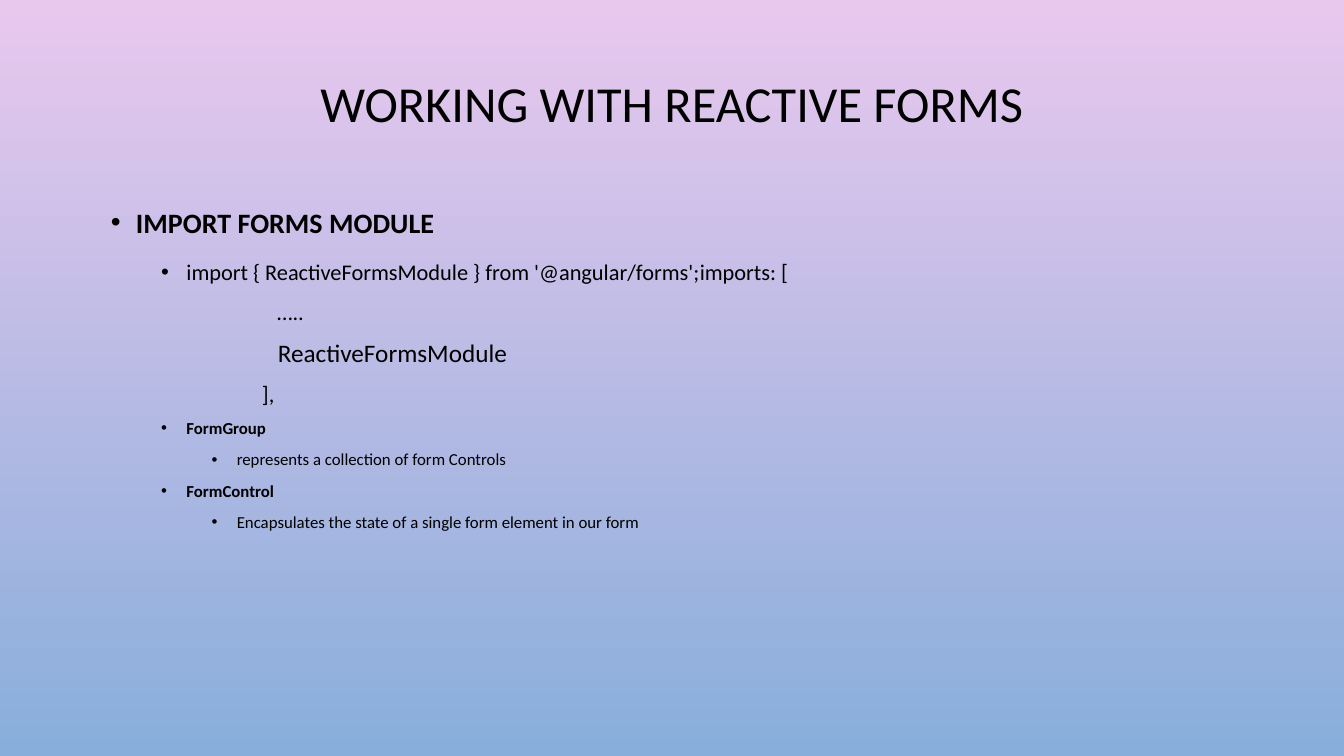
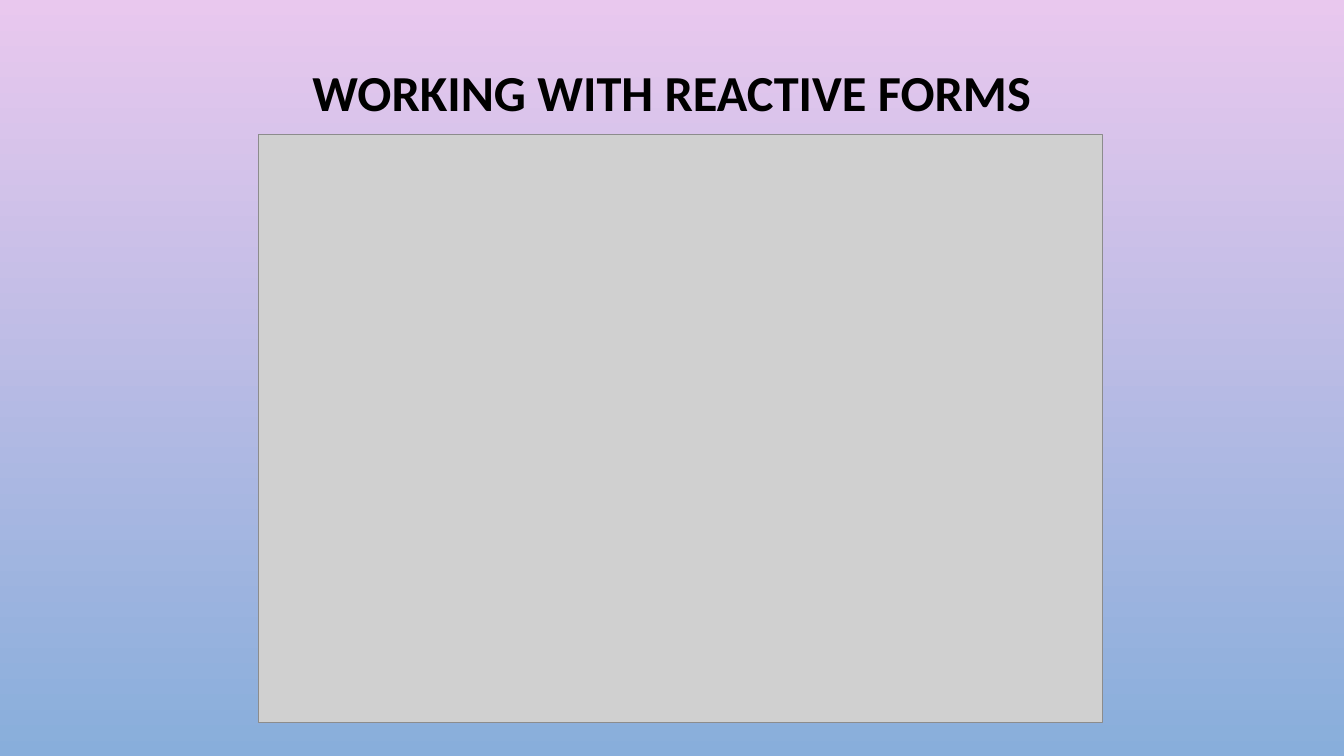
Before and after one commit to harikatakam/angular-forms, a slide deck: slide 9 of Reactive forms.pptx. Drawn at 1344x756 pixels with LibreOffice and Linux fonts; fonts in the diff are those of the drawing; grey boxes stand for pictures; background and template pictures are left out. Boxes give left, top, right and bottom in pixels: in the first picture for what was removed or moved away, otherwise in the second. Text is boxed around its words. In the diff, an @@ line names an element or a change of style, - is before the commit and + after.

```diff
--- a/Reactive forms.pptx
+++ b/Reactive forms.pptx
@@ title "WORKING WITH REACTIVE FORMS": place and size @@
-title "WORKING WITH REACTIVE FORMS" at bbox=[320, 89, 1023, 123]
+title "WORKING WITH REACTIVE FORMS" at bbox=[312, 78, 1031, 112]
@@ title "WORKING WITH REACTIVE FORMS" at bbox=[312, 78, 1031, 112]: bold on @@
@@ picture added at bbox=[258, 134, 1102, 723] @@
@@ text removed at bbox=[136, 214, 776, 531] @@
-• IMPORT FORMS MODULE
-    • import { ReactiveFormsModule } from '@angular/forms';imports: [
-  …..
-  ReactiveFormsModule
-  ],
-  • FormGroup
-    • represents a collection of form Controls
-  • FormControl
-    • Encapsulates the state of a single form element in our form
```
Also in this commit, not shown: 1 other slide changed, 4 slides added, 1 slide removed, 2 other files.
